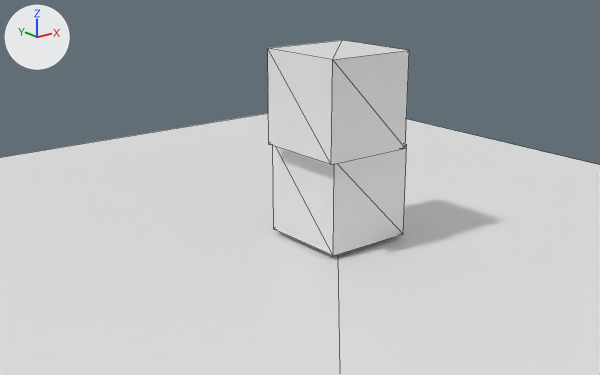
Two versions of the glTF model src/assets/scene.glb, one commit apart.
Camera for both pictures: a 50 mm lens placed at (-11.32, -12.82, 6.46), pointed at (-2.06, -1.25, 1.83). The axes (+X, +Y, +Z) are drawn at upper left. The lights are the same throughout. Mesh edges are drawn as thin lines. Where no turn or scale is listed for an object, it has been applied to the vertices.

The scene before the commit, as lines of its bpy script (objects in view):
```python
me_cube_brick = bpy.data.meshes.new('cube-brick')
me_cube_brick.from_pydata(...)  # a box spanning x -1.0..1.0, y -1.0..1.0, z -1.0..1.0
me_flloor = bpy.data.meshes.new('flloor')
me_flloor.from_pydata([(-9.6, -11.1, 0.0), (-9.6, 11.1, 0.0), (9.6, -11.1, 0.0), (9.6, 11.1, 0.0)], [], [(3, 1, 0), (3, 0, 2)])
ob_cube_brick_000 = bpy.data.objects.new('cube-brick.000', me_cube_brick)
ob_cube_brick_000.parent = ob_bricks
ob_cube_brick_000.location = (0.0, 0.0, 1.108)
ob_cube_brick_001 = bpy.data.objects.new('cube-brick.001', me_cube_brick)
ob_cube_brick_001.parent = ob_bricks
ob_cube_brick_001.location = (-0.302, -0.257, 3.134)
ob_floor = bpy.data.objects.new('floor', me_flloor)
ob_floor.location = (0.0, 0.0, 0.0)
```
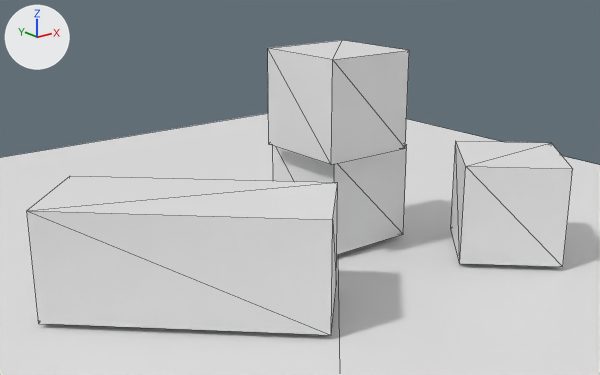
Commit message: add more bricks

Diff of the bpy script that builds the scene:
```diff
--- a/src/assets/scene.glb.py
+++ b/src/assets/scene.glb.py
@@ me_cube_brick_001 @@
+me_cube_brick_001.from_pydata([(-2.47, 0.97, -1.0), (-2.47, 0.97, 1.0), (-1.09, 2.42, -1.0), (-1.09, 2.42, 1.0), (1.09, -2.42, -1.0), (1.09, -2.42, 1.0), (2.47, -0.97, -1.0), (2.47, -0.97, 1.0)], [], [(0, 1, 3), (0, 3, 2), (2, 3, 7), (2, 7, 6), (6, 7, 5), (6, 5, 4), (4, 5, 1), (4, 1, 0), (2, 6, 4), (2, 4, 0), (7, 3, 1), (7, 1, 5)])
@@ ob_cube_brick_003 @@
+ob_cube_brick_003 = bpy.data.objects.new('cube-brick.003', me_cube_brick_001)
+ob_cube_brick_003.location = (-4.35, -1.14, 1.1)
@@ ob_cube_brick_002 @@
+ob_cube_brick_002 = bpy.data.objects.new('cube-brick.002', me_cube_brick)
+ob_cube_brick_002.parent = ob_bricks
+ob_cube_brick_002.location = (2.123, -2.811, 1.096)
+ob_cube_brick_002.rotation_euler = (0.0, 0.0, -0.76)  # degrees (0, 0, -44)
```

Changed parts and their boxes (x1, y1, x2, y2) in the pictures (600 x 375 px):
'cube-brick.003', added: after (27, 176, 338, 335)
'cube-brick.002', added: after (451, 141, 573, 267)
